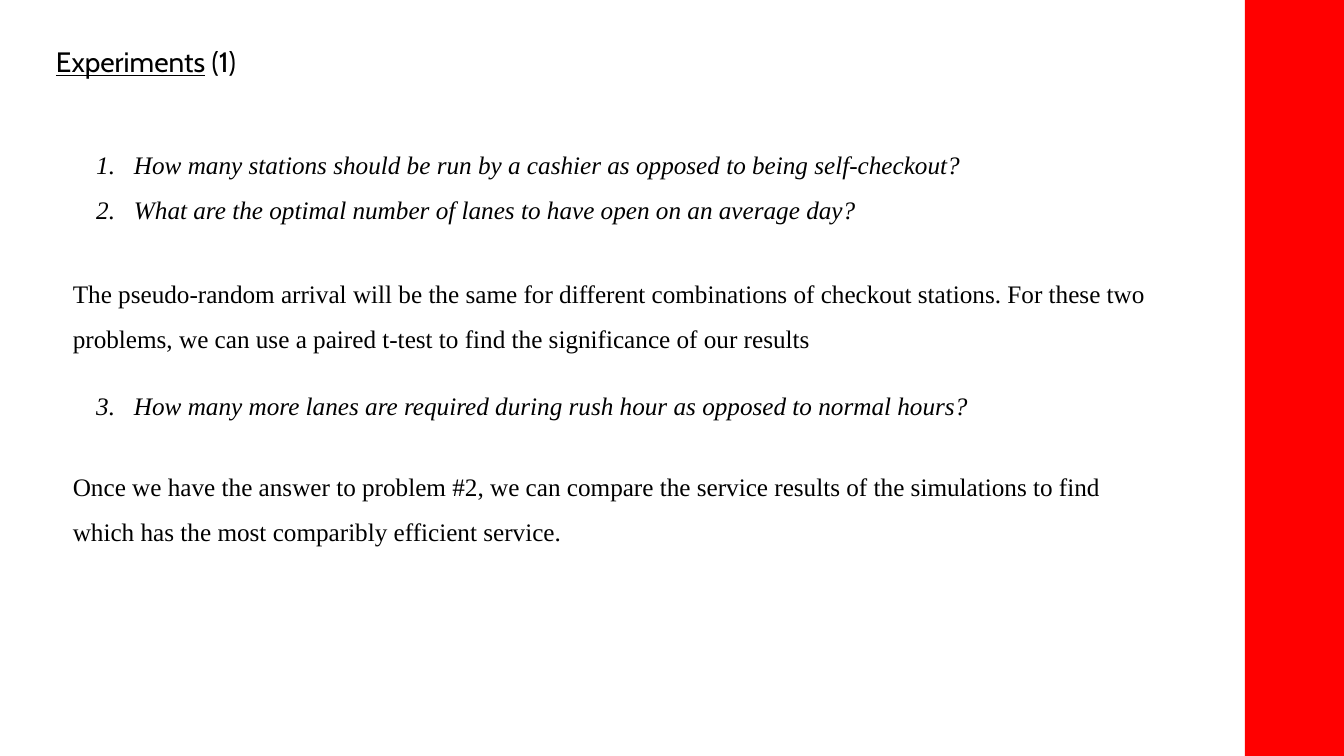
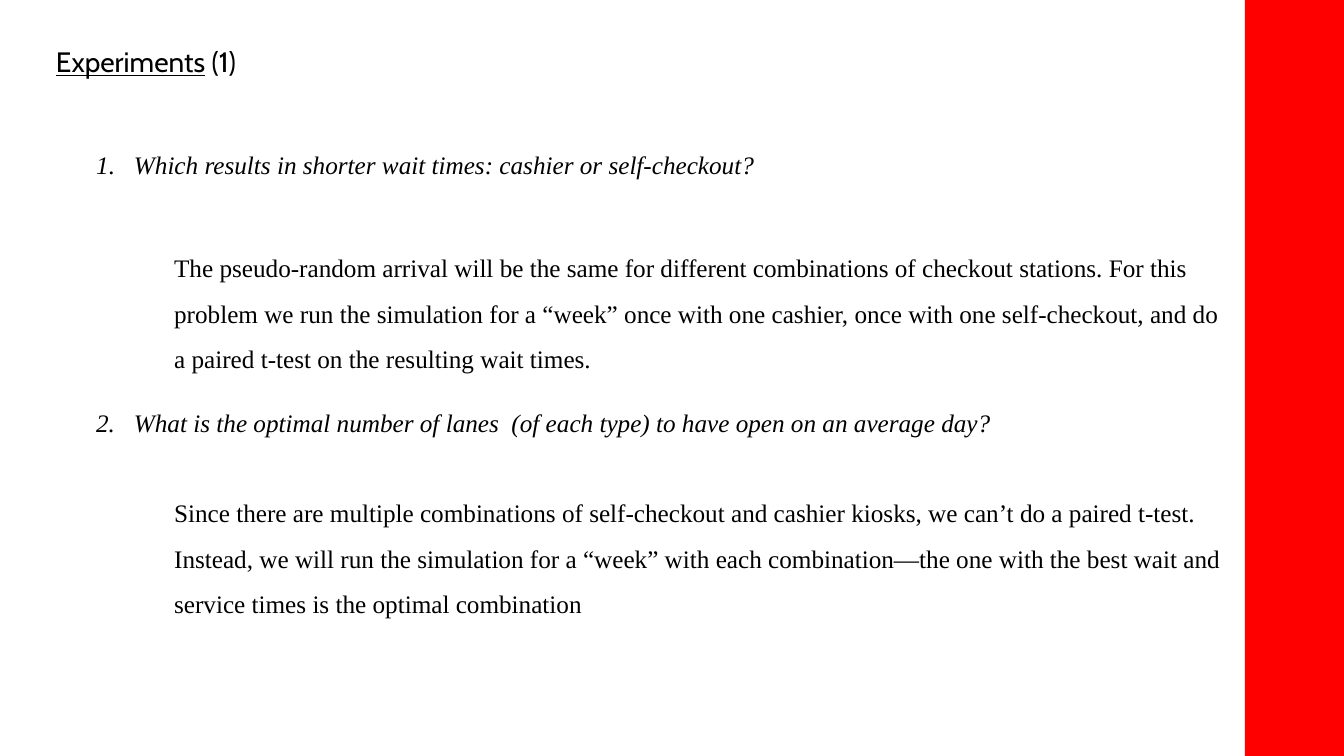
Before and after one commit to adn17/CS1538-Final-Project-Giant-Eagle, a slide deck: slide 8 of 1538_Powerpoint.pptx (slide 7 before the commit). Drawn at 1344x756 pixels with LibreOffice and Linux fonts; fonts in the diff are those of the drawing. Boxes give left, top, right and bottom in pixels: in the first picture for what was removed or moved away, otherwise in the second. Text is boxed around its words. In the diff, an @@ line names an element or a change of style, - is before the commit and + after.

Commit message:
Final commit for simulation itself, I think. Made a few cahnges to the powerpoint and will do results now

```diff
--- a/1538_Powerpoint.pptx
+++ b/1538_Powerpoint.pptx
@@ text at <box>134,156,754,180</box>: text changed @@
-1. How many stations should be run by a cashier as opposed to being self-checkout?
-2. What are the optimal number of lanes to have open on an average day?
+1. Which results in shorter wait times: cashier or self-checkout?
@@ text at <box>174,259,1218,374</box>: text changed @@
-The pseudo-random arrival will be the same for different combinations of checkout stations. For these two problems, we can use a paired t-test to find the significance of our results
+The pseudo-random arrival will be the same for different combinations of checkout stations. For this problem we run the simulation for a “week” once with one cashier, once with one self-checkout, and do a paired t-test on the resulting wait times.
@@ text added at <box>96,414,990,438</box>, 18 pt, text #000000, italic @@
+2. What is the optimal number of lanes (of each type) to have open on an average day?
@@ text removed at <box>134,397,967,421</box> @@
-3. How many more lanes are required during rush hour as opposed to normal hours?
@@ text removed at <box>73,478,1100,547</box> @@
-Once we have the answer to problem #2, we can compare the service results of the simulations to find which has the most comparibly efficient service.
@@ text added at <box>174,504,1219,619</box>, 18 pt, text #000000 @@
+Since there are multiple combinations of self-checkout and cashier kiosks, we can’t do a paired t-test. Instead, we will run the simulation for a “week” with each combination—the one with the best wait and service times is the optimal combination
```
Also in this commit, not shown: 4 other slides changed, 1 slide added, 4 other files.
